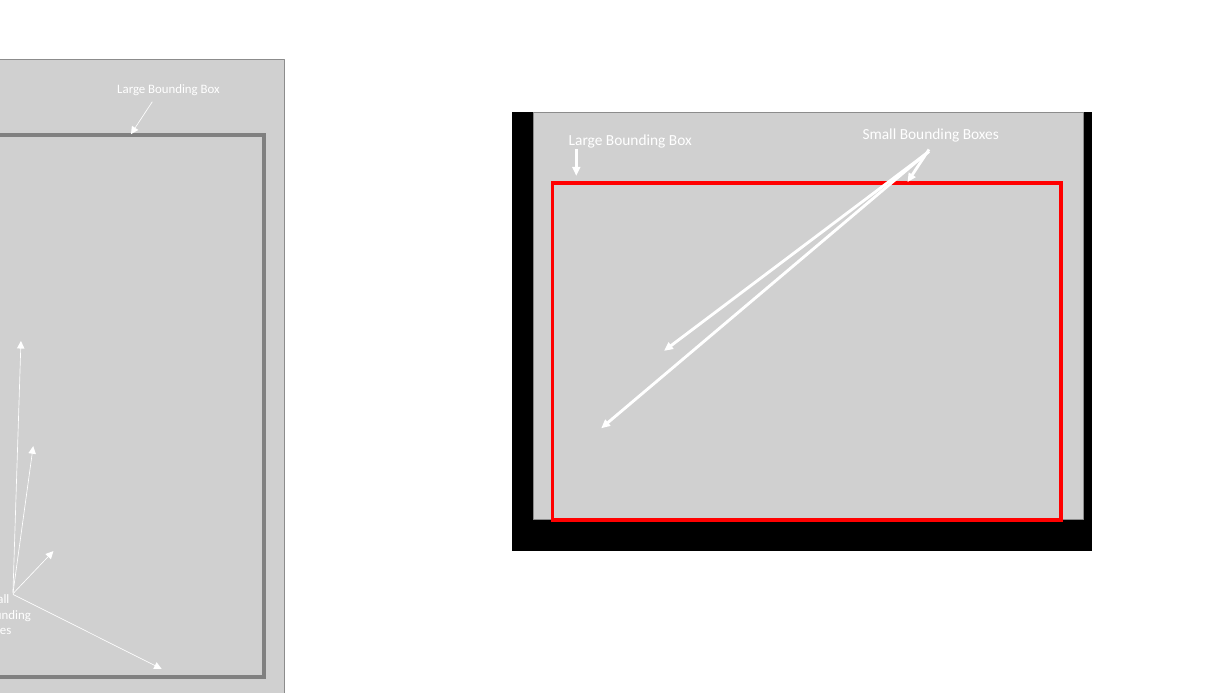
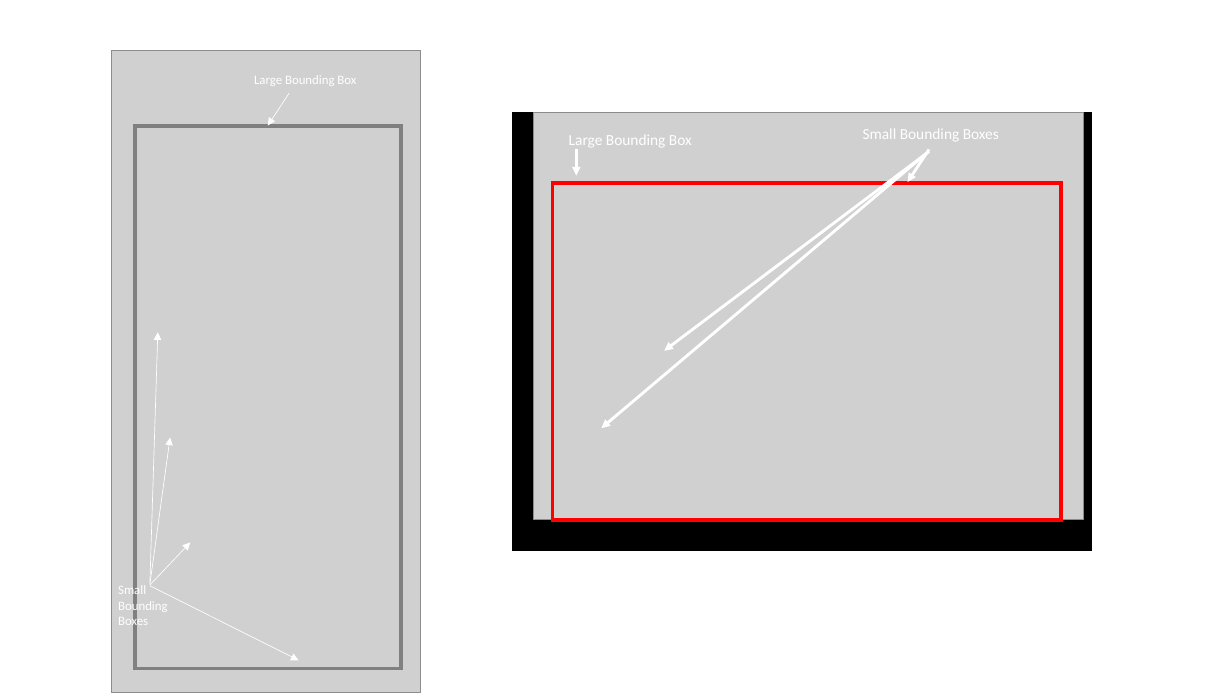
Before and after one commit to HasithDasa/Masters-Project-2023, a slide deck: slide 1 of Report/Documentation/Images/figures.pptx. Drawn at 1232x693 pixels with LibreOffice and Linux fonts; fonts in the diff are those of the drawing; grey boxes stand for pictures. Boxes give left, top, right and bottom in pixels: in the first picture for what was removed or moved away, otherwise in the second. Text is boxed around its words. In the diff, an @@ line names an element or a change of style, - is before the commit and + after.

```diff
--- a/Report/Documentation/Images/figures.pptx
+++ b/Report/Documentation/Images/figures.pptx
@@ 5 arrows, 2 texts, 1 picture, 1 rectangle: place and size @@
-5 arrows, 2 texts, 1 picture, 1 rectangle at (0,60,285,693)
+5 arrows, 2 texts, 1 picture, 1 rectangle at (112,51,421,693)
```
Also in this commit, not shown: 1 slide added.
